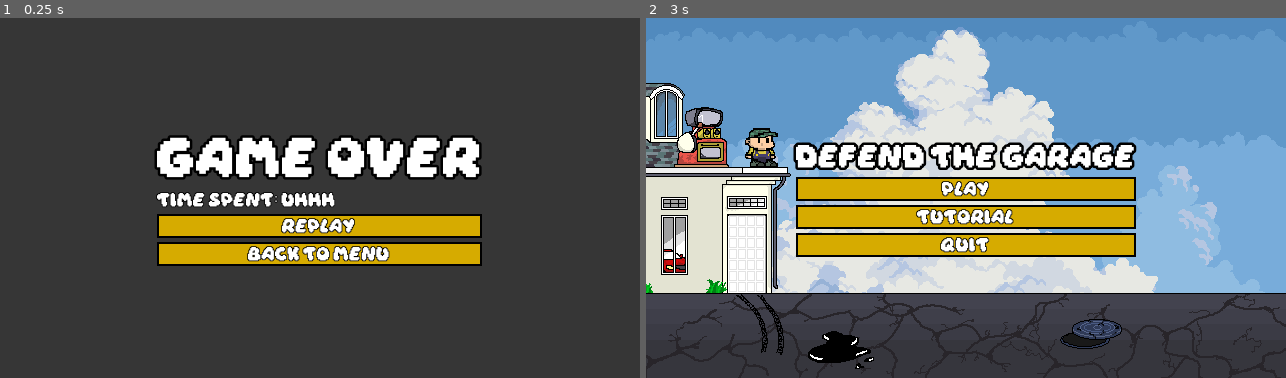
Above: before the commit, frames 1-2 (left to right).
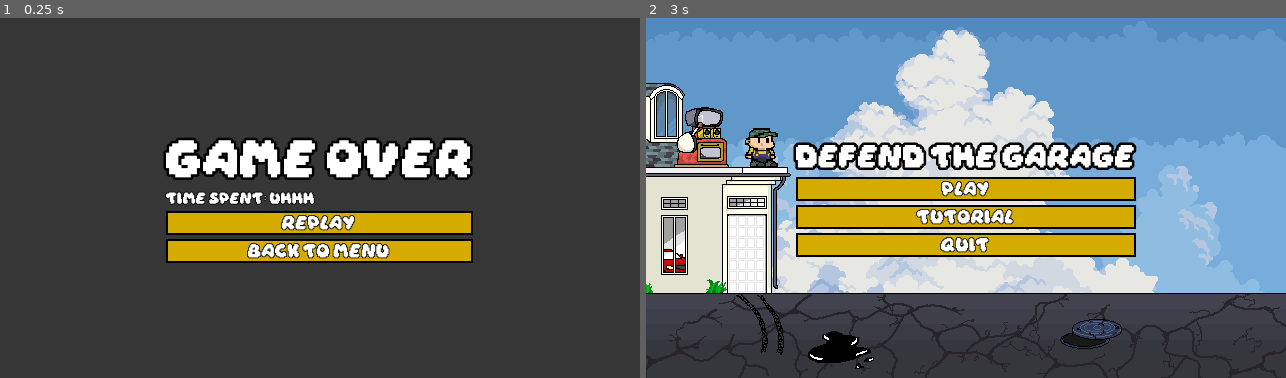
Above: after the commit, the same moments.

Repository: RayhanSP/gamedev-solo
Game: Godot game, scene res://scenes/game_over_ui.tscn
The game is run twice, just before and just after one commit, with the same random seed, the same clock (stepped at 60 frames per second) and the same inputs. This scene is started directly instead of the project's main scene.
Inputs:
- Up to frame 1 (0.25 s): no input
- Up to frame 2 (3 s): click "replay" at 0.5 s; click "replay" at 1.25 s; click "replay" at 2 s; click "back to menu" at 2.75 s

The runs differ from the first frame. In frame 1, 7.9% of the frame differs, in the area x 24-76%, y 32-69%; in frame 2, nothing differs.

Commit message:
fix: adjust game over ui stats font

Diff:
--- a/scenes/game_over_ui.tscn
+++ b/scenes/game_over_ui.tscn
@@ -70,7 +70,7 @@
 theme_override_colors/font_outline_color = Color(0, 0, 0, 1)
 theme_override_constants/outline_size = 10
 theme_override_fonts/font = ExtResource("3_lk38d")
-theme_override_font_sizes/font_size = 35
+theme_override_font_sizes/font_size = 33
 text = "GAME OVER"
 
 [node name="StatsLabel" type="Label" parent="CenterContainer/VBoxContainer" unique_id=1589368592]
@@ -78,7 +78,7 @@
 theme_override_colors/font_outline_color = Color(0, 0, 0, 1)
 theme_override_constants/outline_size = 3
 theme_override_fonts/font = ExtResource("3_lk38d")
-theme_override_font_sizes/font_size = 12
+theme_override_font_sizes/font_size = 10
 text = "TIME SPENT: uhhh"
 
 [node name="BtnReplay" type="Button" parent="CenterContainer/VBoxContainer" unique_id=361209897]
